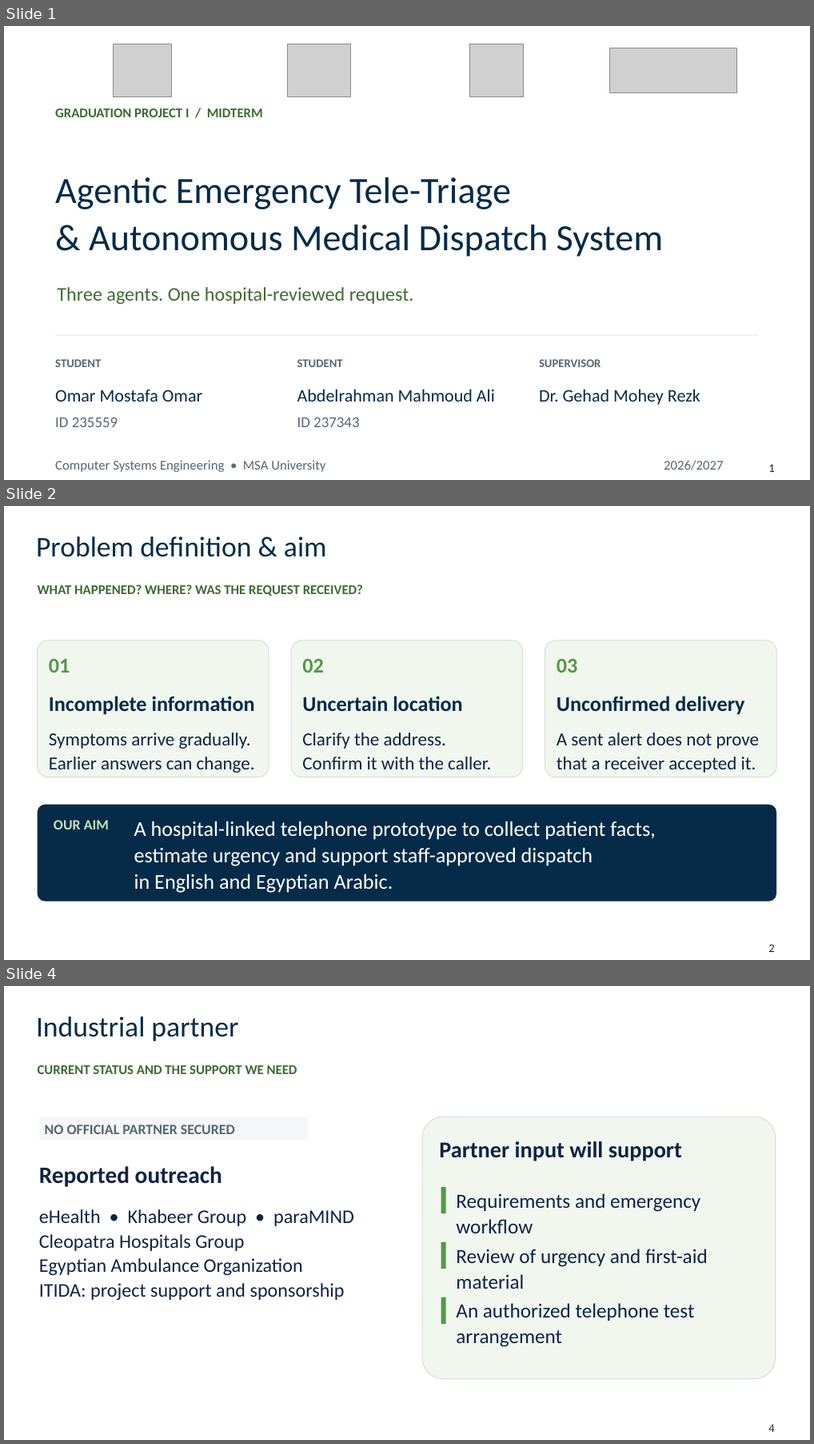
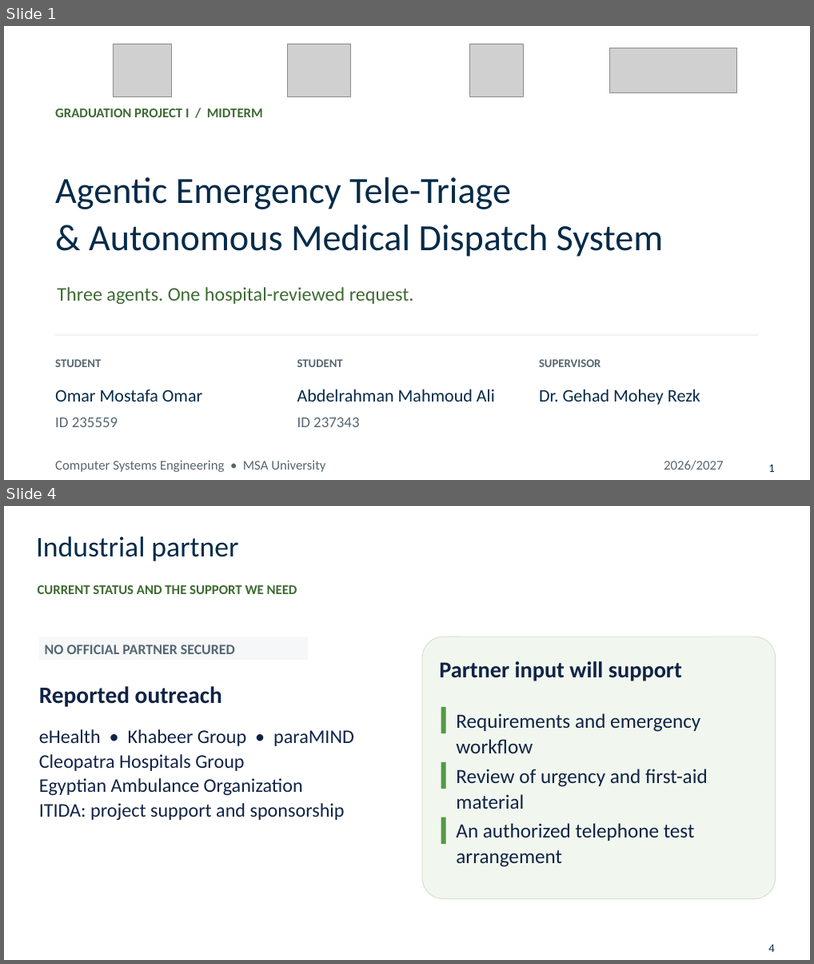
Before and after one commit to 3bdoo04/Uni-Grad, a slide deck: Review/Presentation/Uni-Grad - Midterm Presentation.pptx. Shown one above the other, each under a label of ours: slides 1, 2 and 4 before the commit, slides 1 and 4 after it; the slides between them are not shown. The pictures are 814x1444 and 814x964 pixels, drawn with LibreOffice and Linux fonts; fonts in the diff are those of the drawing; grey boxes stand for pictures; background and template pictures are left out. Boxes give left, top, right and bottom in pixels: in the first picture for what was removed or moved away, otherwise in the second. Text is boxed around its words. In the diff, an @@ line names an element or a change of style, - is before the commit and + after.

Commit message:
Clarify presentation problems and combine aim with objectives

```diff
--- a/Review/Presentation/Uni-Grad - Midterm Presentation.pptx
+++ b/Review/Presentation/Uni-Grad - Midterm Presentation.pptx
@@ slide 2 removed at <box>4,506,810,960</box>, background #FFFFFF @@
@@ text removed at <box>36,536,327,557</box> @@
-Problem definition & aim
@@ text removed at <box>38,584,363,596</box> @@
-WHAT HAPPENED? WHERE? WAS THE REQUEST RECEIVED?
@@ rounded rectangle removed at <box>38,640,269,777</box> @@
@@ rounded rectangle removed at <box>291,640,523,777</box> @@
@@ rounded rectangle removed at <box>546,640,777,777</box> @@
@@ text removed at <box>49,659,70,672</box> @@
-01
@@ text removed at <box>302,659,324,672</box> @@
-02
@@ text removed at <box>557,659,578,672</box> @@
-03
@@ text removed at <box>49,696,255,714</box> @@
-Incomplete information
@@ text removed at <box>302,696,463,711</box> @@
-Uncertain location
@@ text removed at <box>557,696,745,714</box> @@
-Unconfirmed delivery
@@ text removed at <box>49,732,255,772</box> @@
-Symptoms arrive gradually.
-Earlier answers can change.
@@ text removed at <box>302,732,491,769</box> @@
-Clarify the address.
-Confirm it with the caller.
@@ text removed at <box>557,732,759,772</box> @@
-A sent alert does not prove
-that a receiver accepted it.
@@ rounded rectangle removed at <box>38,804,777,901</box> @@
@@ text removed at <box>54,820,109,829</box> @@
-OUR AIM
@@ text removed at <box>134,820,656,892</box> @@
-A hospital-linked telephone prototype to collect patient facts,
-estimate urgency and support staff-approved dispatch
-in English and Egyptian Arabic.
@@ text removed at <box>769,944,774,952</box> @@
-2
```
Also in this commit, not shown: 1 slide changed, 1 slide added, 16 other files.
